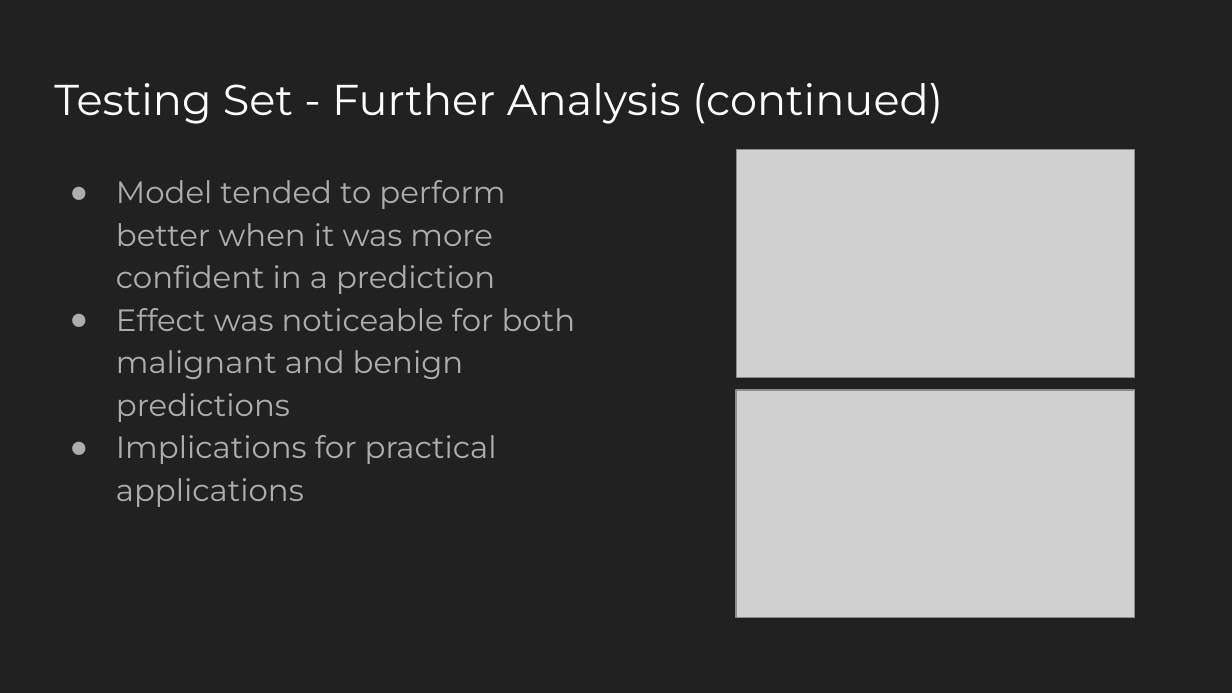
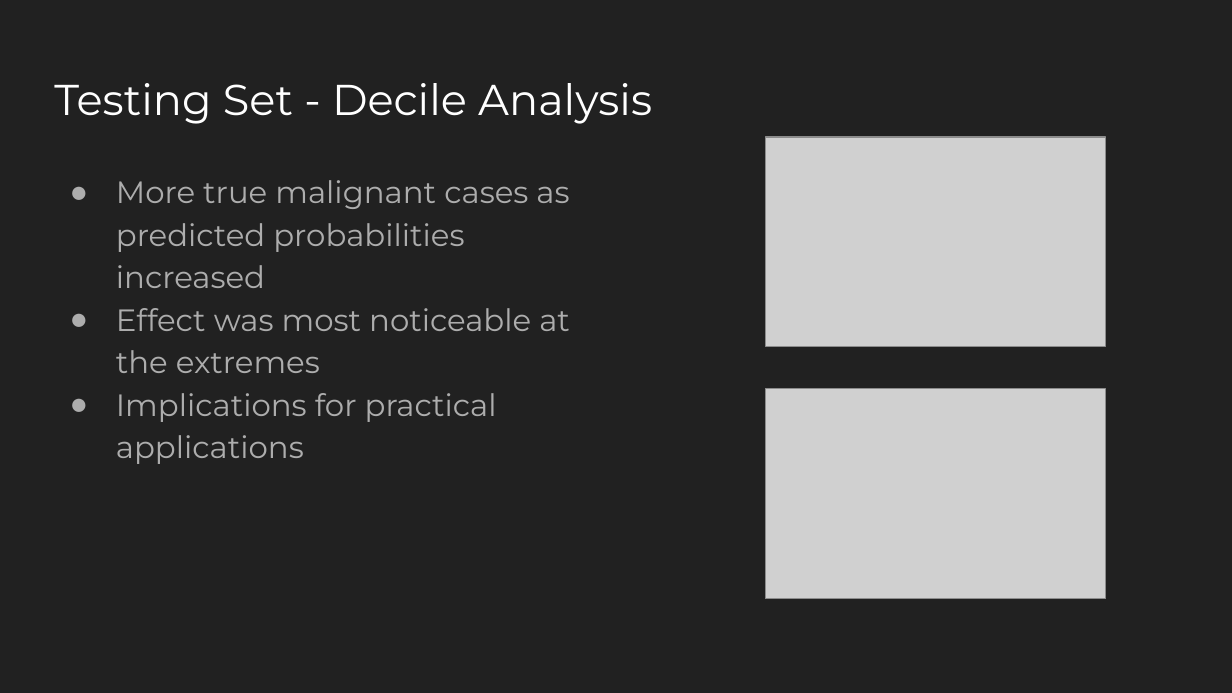
Before and after one commit to nick-mcccormack/Springboard, a slide deck: slide 14 of springboard_capstone_3/reports/Capstone_Three_Final_Slides_NGM .pptx. Drawn at 1232x693 pixels with LibreOffice and Linux fonts; fonts in the diff are those of the drawing; grey boxes stand for pictures. Boxes give left, top, right and bottom in pixels: in the first picture for what was removed or moved away, otherwise in the second. Text is boxed around its words. In the diff, an @@ line names an element or a change of style, - is before the commit and + after.

Commit message:
Adding decile analysis to modeling notebook, report, and deck

```diff
--- a/springboard_capstone_3/reports/Capstone_Three_Final_Slides_NGM .pptx
+++ b/springboard_capstone_3/reports/Capstone_Three_Final_Slides_NGM .pptx
@@ title at (54, 83, 652, 124): text changed @@
-Testing Set - Further Analysis (continued)
+Testing Set - Decile Analysis
@@ picture: place and size @@
-picture at (737, 150, 1135, 378)
+picture at (765, 137, 1105, 346)
@@ text at (116, 180, 570, 373): text changed @@
-● Model tended to perform better when it was more confident in a prediction
-● Effect was noticeable for both malignant and benign predictions
+● More true malignant cases as predicted probabilities increased
+● Effect was most noticeable at the extremes
@@ picture: place and size @@
-picture at (736, 391, 1133, 618)
+picture at (765, 389, 1105, 599)
```
Also in this commit, not shown: 4 other slides changed, 4 other files.
